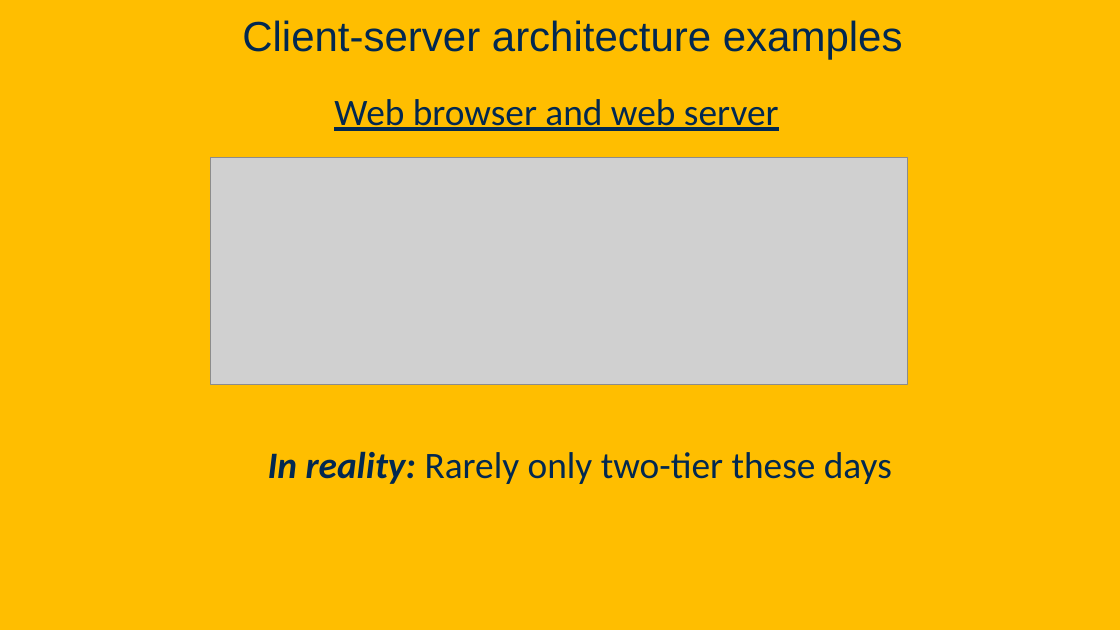
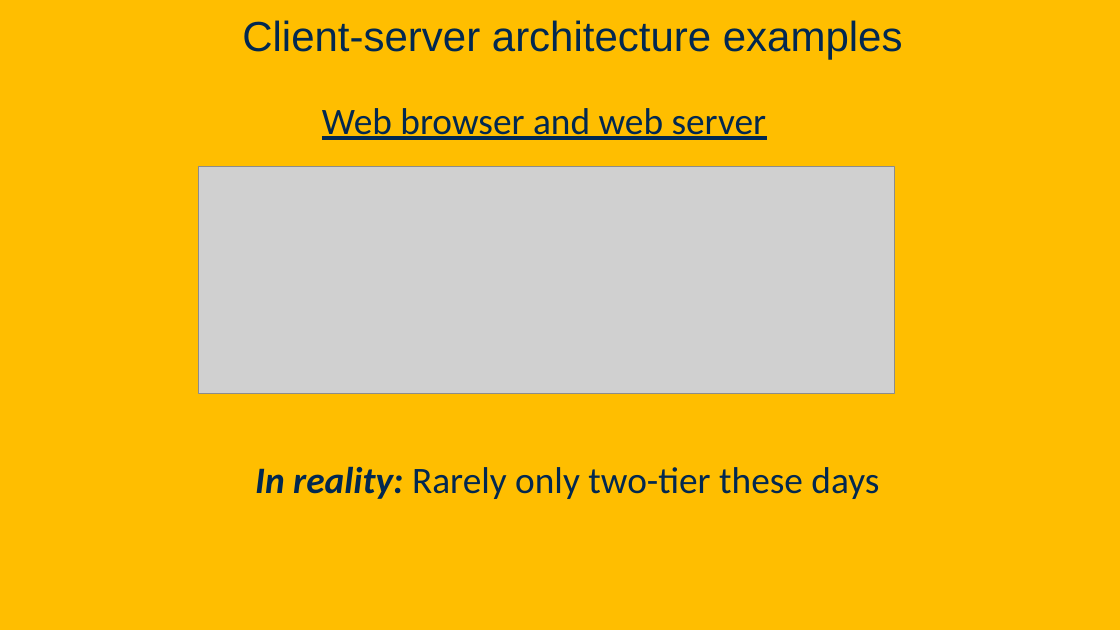
Before and after one commit to davsec-teaching/ecs160-f25, a slide deck: slide 48 of slides/6_software_architecture.pptx (slide 42 before the commit). Drawn at 1120x630 pixels with LibreOffice and Linux fonts; fonts in the diff are those of the drawing; grey boxes stand for pictures; background and template pictures are left out. Boxes give left, top, right and bottom in pixels: in the first picture for what was removed or moved away, otherwise in the second. Text is boxed around its words. In the diff, an @@ line names an element or a change of style, - is before the commit and + after.

```diff
--- a/slides/6_software_architecture.pptx
+++ b/slides/6_software_architecture.pptx
@@ text "Web browser and web server": place and size @@
-text "Web browser and web server" at box(334, 99, 779, 131)
+text "Web browser and web server" at box(322, 108, 767, 140)
@@ picture: place and size @@
-picture at box(211, 157, 907, 385)
+picture at box(198, 166, 895, 394)
@@ text "In reality: Rarely only two-tier ...": place and size @@
-text "In reality: Rarely only two-tier ..." at box(268, 451, 892, 484)
+text "In reality: Rarely only two-tier ..." at box(255, 466, 879, 499)
```
Also in this commit, not shown: 19 other slides changed, 11 slides added, 1 slide removed.
